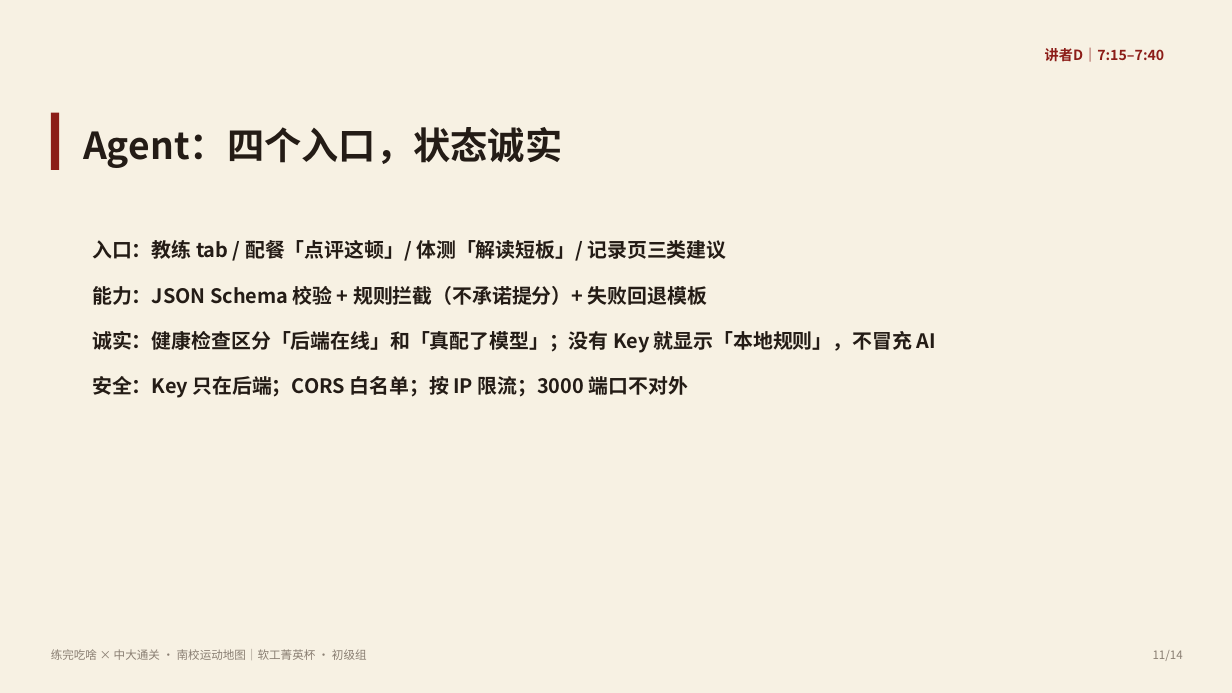
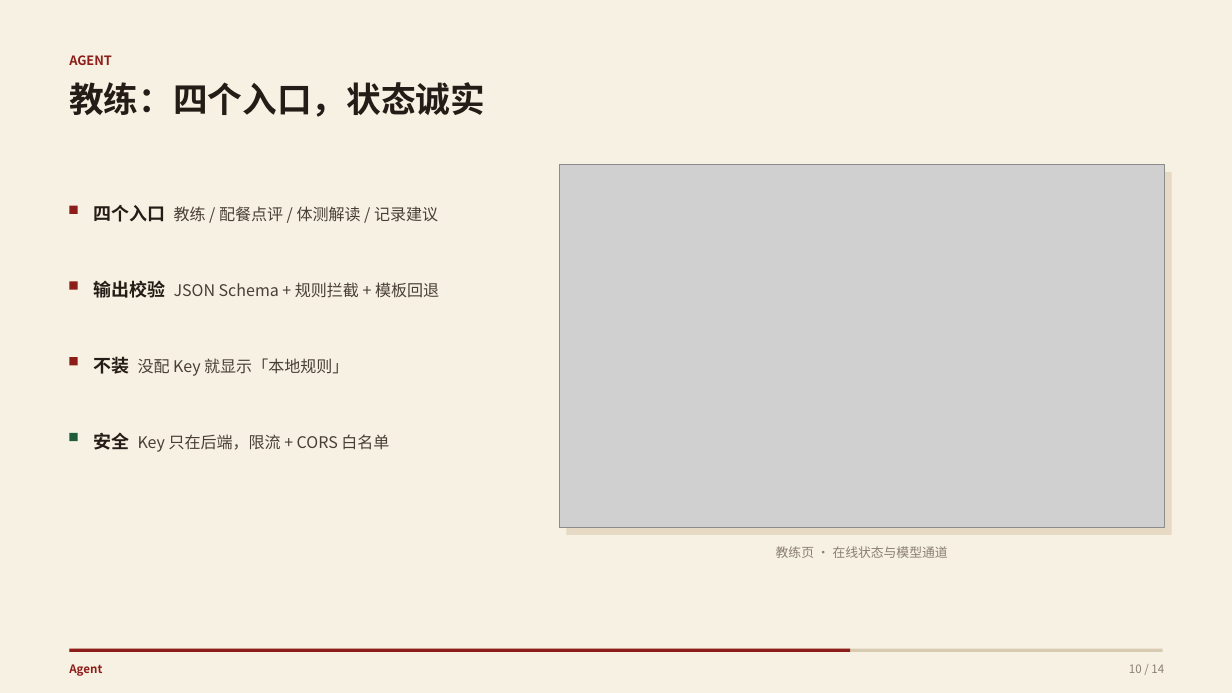
Before and after one commit to liaohc-42/sports-fuel-agent, a slide deck: slide 10 of docs/答辩PPT-练完吃啥.pptx (slide 11 before the commit). Drawn at 1232x693 pixels with LibreOffice and Linux fonts; fonts in the diff are those of the drawing; grey boxes stand for pictures. Boxes give left, top, right and bottom in pixels: in the first picture for what was removed or moved away, otherwise in the second. Text is boxed around its words. In the diff, an @@ line names an element or a change of style, - is before the commit and + after.

Commit message:
feat: 练完吃啥 初始提交（前端+后端+数据+文档）

```diff
--- a/docs/答辩PPT-练完吃啥.pptx
+++ b/docs/答辩PPT-练完吃啥.pptx
@@ text added at (69,55,112,65), 10 pt, text #8C1D18, bold @@
+AGENT
@@ text removed at (1045,48,1165,62) @@
-讲者D｜7:15–7:40
@@ text at (69,82,485,117): text changed; size 29 to 27 pt @@
-Agent：四个入口，状态诚实
+教练：四个入口，状态诚实
@@ picture added at (559,165,1165,528) @@
@@ rectangle added at (567,172,1172,535), fill #E6DAC4 @@
@@ rectangle: place and size @@
-rectangle at (51,113,59,170)
+rectangle at (69,206,78,214)
@@ text added at (93,205,438,222), 12.5 pt, text #4A3F36 @@
+四个入口 教练 / 配餐点评 / 体测解读 / 记录建议
@@ text removed at (92,240,936,398) @@
-入口：教练 tab / 配餐「点评这顿」/ 体测「解读短板」/ 记录页三类建议
-能力：JSON Schema 校验 + 规则拦截（不承诺提分）+ 失败回退模板
-诚实：健康检查区分「后端在线」和「真配了模型」；没有 Key 就显示「本地规则」，不冒充 AI
-安全：Key 只在后端；CORS 白名单；按 IP 限流；3000 端口不对外
@@ rectangle added at (69,281,78,289), fill #8C1D18 @@
@@ text added at (93,280,439,298), 12.5 pt, text #4A3F36 @@
+输出校验 JSON Schema + 规则拦截 + 模板回退
@@ rectangle added at (69,358,78,366), fill #8C1D18 @@
@@ text added at (93,356,348,376), 12.5 pt, text #4A3F36 @@
+不装 没配 Key 就显示「本地规则」
@@ rectangle added at (69,433,78,441), fill #1F5C3A @@
@@ text added at (93,432,389,452), 12.5 pt, text #4A3F36 @@
+安全 Key 只在后端，限流 + CORS 白名单
@@ text added at (776,546,948,558), 10 pt, text #8A7F73 @@
+教练页 · 在线状态与模型通道
@@ text in rectangle at (51,649,367,660): text removed @@
-练完吃啥 × 中大通关 · 南校运动地图｜软工菁英杯 · 初级组
@@ rectangle: place and size @@
-rectangle at (51,649,367,660)
+rectangle at (69,649,850,653)
@@ rectangle at (69,649,850,653): fill none to #8C1D18 @@
@@ rectangle added at (69,649,1163,653), fill #D9CBB2 @@
@@ text added at (69,664,102,676), 9 pt, text #8C1D18, bold @@
+Agent
@@ text at (1129,664,1164,673): text changed @@
-11/14
+10 / 14
```
Also in this commit, not shown: 12 other slides changed, 1 slide added, 1 slide removed, 3 other files.
